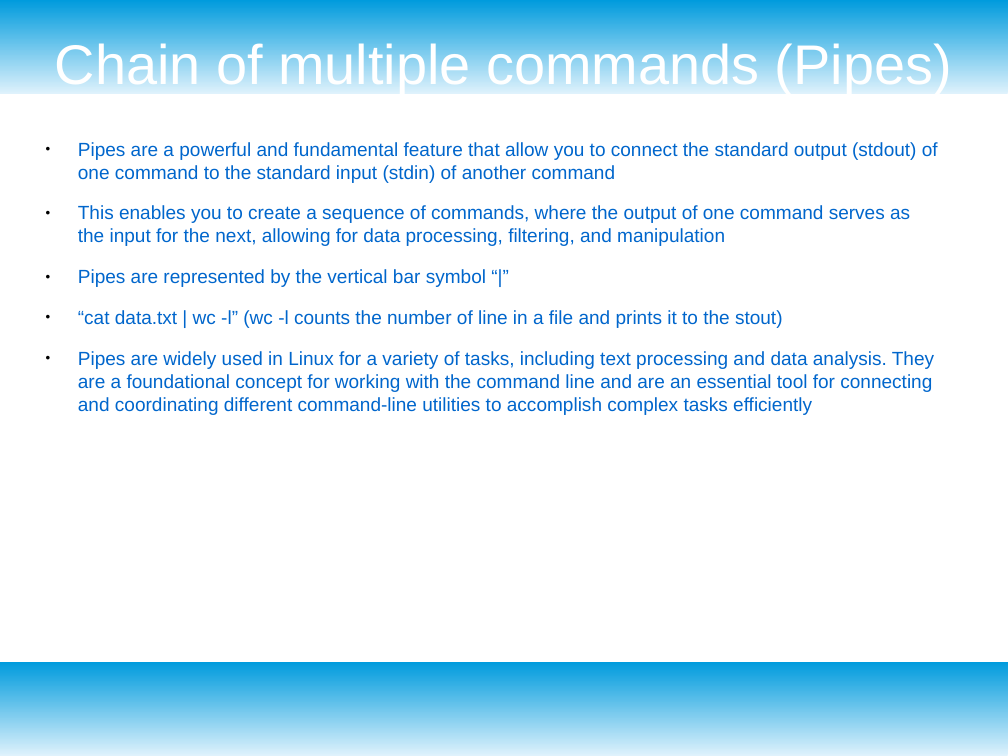
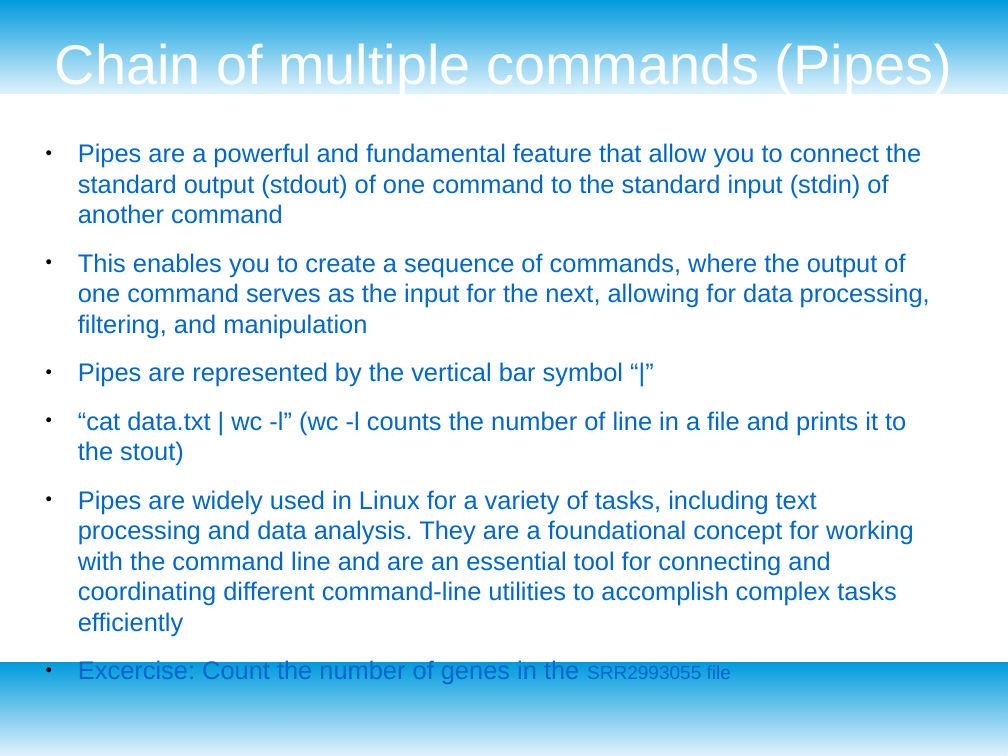
Before and after one commit to ngualand/Introduction_to_bioinformatics, a slide deck: slide 13 of Slides/Introduction_Linux.odp (slide 12 before the commit). Drawn at 1008x756 pixels with LibreOffice and Linux fonts; fonts in the diff are those of the drawing. Boxes give left, top, right and bottom in pixels: in the first picture for what was removed or moved away, otherwise in the second. Text is boxed around its words. In the diff, an @@ line names an element or a change of style, - is before the commit and + after.

```diff
--- a/Slides/Introduction_Linux.odp
+++ b/Slides/Introduction_Linux.odp
@@ text at bbox=[78, 143, 930, 636]: paragraph added @@
+● Excercise: Count the number of genes in the SRR2993055 file
@@ text at bbox=[78, 143, 930, 636]: size 15 to 20 pt @@
```
Also in this commit, not shown: 14 other slides changed, 1 slide removed, 4 other files.
